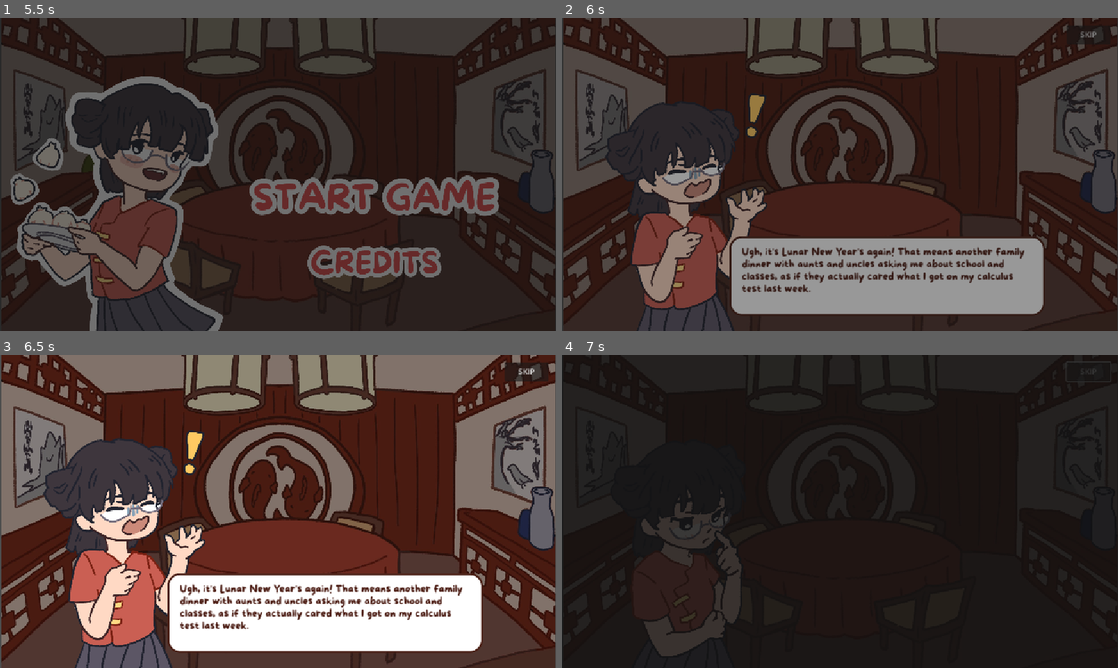
Above: before the commit, frames 1-4 (two rows, left to right).
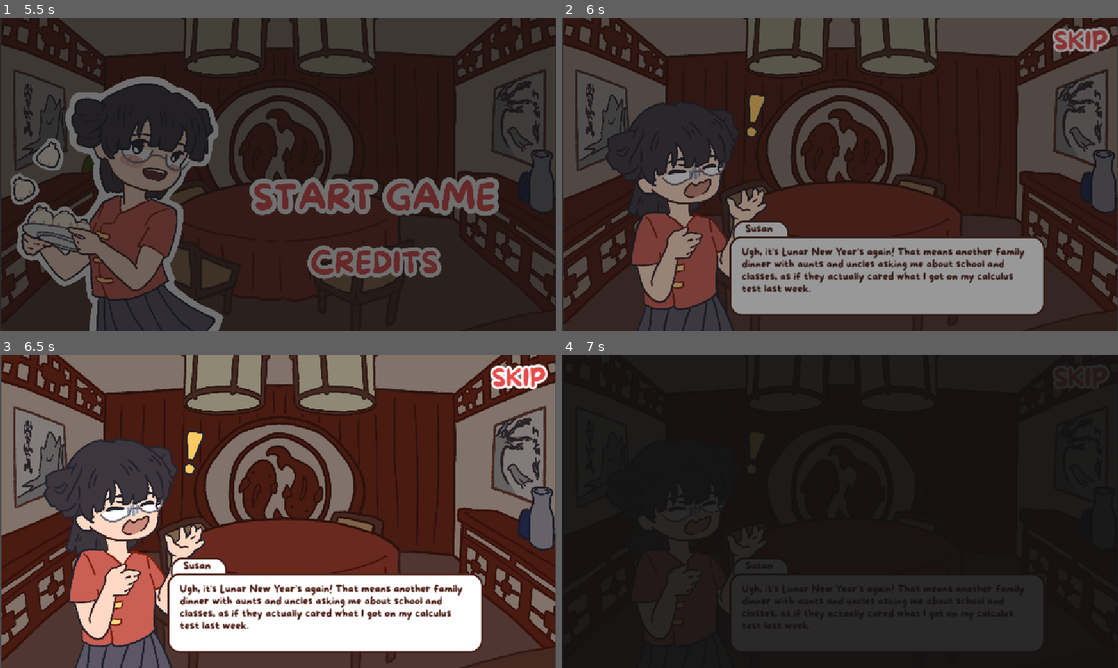
Above: after the commit, the same moments.

Repository: game-dev-besties/lupe_game
Game: Godot game, scene res://scenes/main_menu.tscn
The game is run twice, just before and just after one commit, with the same random seed, the same clock (stepped at 60 frames per second) and the same inputs.
Inputs (mouse positions are in pixels of both pictures, inside the frame that each line leads up to):
- Up to frame 1 (5.5 s): tap Enter (ui_accept) at 0.5, 2, 3.5 s; move the mouse to (400, 158) at 0.52 s; hold Right (ui_right) 0.53-1.25 s; hold Enter (ui_accept) 0.53-1.25 s; click (400, 158) at 0.67 s; drag from (166, 190) to (250, 237) at 1.27 s; move the mouse to (333, 105) at 2.02 s; hold Right (ui_right) 2.03-2.75 s; hold Enter (ui_accept) 2.03-2.75 s; click (333, 105) at 2.17 s; drag from (250, 237) to (111, 127) at 2.77 s; move the mouse to (444, 221) at 3.52 s; hold Left (ui_left) 3.53-4.25 s; hold Enter (ui_accept) 3.53-4.25 s; click (444, 221) at 3.67 s; tap Escape (ui_cancel) at 4.15 s; drag from (111, 127) to (194, 96) at 4.27 s; move the mouse to (305, 174) at 5.02 s; hold Space (brake) from 5.03 s (still down); hold Enter (ui_accept) from 5.03 s (still down); click (305, 174) at 5.17 s
- Up to frame 2 (6 s): release Space (brake) at 5.75 s; release Enter (ui_accept) at 5.75 s; click (1090, 33) at 5.75 s, where only the run before the commit has a clickable "SKIP"
- Up to frame 3 (6.5 s): no input
- Up to frame 4 (7 s): click (1090, 370) at 6.5 s, where only the run before the commit has a clickable "SKIP"

Frame 1 is identical in both runs. In frame 2, 1.1% of the frame differs, in the area x 30-99%, y 2-71%; in frame 3, 1.2%; in frame 4, 2.3%, in the area x 12-99%, y 2-97%.

Commit message:
qol changes
made food inside thought bubble smaller
changed skip button
routed main menu button from game loss screen to main menu
tried to fix the level change on lazy susan start but failed
moved grandma to center of the table like the queen she is

Diff:
--- a/scenes/NPC.tscn
+++ b/scenes/NPC.tscn
@@ -540,7 +540,7 @@
 
 [node name="ThoughtBubble" type="Sprite2D" parent="."]
 visible = false
-position = Vector2(6, -180)
+position = Vector2(-3, -180)
 scale = Vector2(0.324897, 0.313333)
 texture = ExtResource("4_jnjht")
 
@@ -554,6 +554,7 @@
 end_fill_color = Color(1, 0, 0, 0.784314)
 
 [node name="FoodImage" type="Sprite2D" parent="ThoughtBubble"]
+scale = Vector2(0.61558, 0.61558)
 texture = ExtResource("61_k1s46")
 
 [node name="pop" type="AudioStreamPlayer2D" parent="."]
--- a/scenes/cutscene.tscn
+++ b/scenes/cutscene.tscn
@@ -255,7 +255,7 @@
 "times": PackedFloat32Array(0, 0.2),
 "transitions": PackedFloat32Array(1, 1),
 "update": 0,
-"values": [Vector2(346, 451), Vector2(346, 651)]
+"values": [Vector2(346, 451), Vector2(346, 700)]
 }
 tracks/2/type = "value"
 tracks/2/imported = false
@@ -519,7 +519,7 @@
 "times": PackedFloat32Array(0, 0.2),
 "transitions": PackedFloat32Array(1, 1),
 "update": 0,
-"values": [Vector2(346, 451), Vector2(346, 651)]
+"values": [Vector2(346, 451), Vector2(346, 700)]
 }
 tracks/2/type = "value"
 tracks/2/imported = false
@@ -757,7 +757,7 @@
 "times": PackedFloat32Array(0, 0.2),
 "transitions": PackedFloat32Array(1, 1),
 "update": 0,
-"values": [Vector2(346, 451), Vector2(346, 651)]
+"values": [Vector2(346, 451), Vector2(346, 700)]
 }
 tracks/2/type = "value"
 tracks/2/imported = false
@@ -1009,7 +1009,7 @@
 "times": PackedFloat32Array(0, 0.2),
 "transitions": PackedFloat32Array(1, 1),
 "update": 0,
-"values": [Vector2(346, 451), Vector2(346, 651)]
+"values": [Vector2(346, 451), Vector2(346, 700)]
 }
 tracks/2/type = "value"
 tracks/2/imported = false
@@ -1385,7 +1385,7 @@
 
 [sub_resource type="Animation" id="Animation_kie4y"]
 resource_name = "stop"
-length = 0.5
+length = 0.1
 tracks/0/type = "value"
 tracks/0/imported = false
 tracks/0/enabled = true
@@ -1393,7 +1393,7 @@
 tracks/0/interp = 1
 tracks/0/loop_wrap = true
 tracks/0/keys = {
-"times": PackedFloat32Array(0, 0.3),
+"times": PackedFloat32Array(0, 0.1),
 "transitions": PackedFloat32Array(1, 1),
 "update": 0,
 "values": [Color(1, 1, 1, 1), Color(1, 1, 1, 0)]
@@ -1437,6 +1437,28 @@
 offset_bottom = 616.0
 theme_override_styles/panel = SubResource("StyleBoxFlat_fs8wb")
 
+[node name="Panel2" type="Panel" parent="UI/Panel"]
+show_behind_parent = true
+offset_left = 7.0
+offset_top = -33.0
+offset_right = 124.0
+offset_bottom = 25.0
+theme_override_styles/panel = SubResource("StyleBoxFlat_fs8wb")
+
+[node name="VBoxContainer" type="VBoxContainer" parent="UI/Panel/Panel2"]
+layout_mode = 0
+offset_left = 26.0
+offset_top = 7.0
+offset_right = 83.0
+offset_bottom = 47.0
+
+[node name="Label" type="Label" parent="UI/Panel/Panel2/VBoxContainer"]
+layout_mode = 2
+theme_override_colors/font_color = Color(0.298039, 0.113725, 0.0784314, 1)
+theme_override_fonts/font = ExtResource("3_2bm7f")
+theme_override_font_sizes/font_size = 21
+text = "Susan"
+
 [node name="VBoxContainer" type="VBoxContainer" parent="UI/Panel"]
 layout_mode = 0
 offset_left = 26.0
@@ -1465,12 +1487,25 @@
 scale = Vector2(0.323207, 0.323207)
 texture = ExtResource("4_2bm7f")
 
-[node name="Skip" type="Button" parent="."]
-offset_left = 1045.0
-offset_top = 14.0
-offset_right = 1136.0
-offset_bottom = 54.0
+[node name="SkipButton" type="Label" parent="."]
+offset_left = 1018.0
+offset_top = 17.0
+offset_right = 1131.0
+offset_bottom = 79.0
+theme_override_colors/font_color = Color(0.901961, 0.298039, 0.298039, 1)
+theme_override_colors/font_outline_color = Color(1, 1, 1, 1)
+theme_override_constants/outline_size = 20
+theme_override_fonts/font = ExtResource("3_2bm7f")
+theme_override_font_sizes/font_size = 51
 text = "SKIP"
+
+[node name="Button" type="ColorRect" parent="SkipButton"]
+layout_mode = 0
+offset_left = -11.0
+offset_top = -4.0
+offset_right = 122.0
+offset_bottom = 56.0
+color = Color(1, 1, 1, 0)
 
 [node name="Transition" parent="." instance=ExtResource("6_bb0yx")]
 
@@ -1485,4 +1520,7 @@
 texture = ExtResource("8_d18fx")
 
 [connection signal="animation_finished" from="AnimationPlayer" to="." method="_on_animation_player_animation_finished"]
-[connection signal="pressed" from="Skip" to="." method="_on_skip_pressed"]
+[connection signal="gui_input" from="SkipButton" to="." method="_on_skip_button_gui_input"]
+[connection signal="gui_input" from="SkipButton/Button" to="." method="_on_button_gui_input"]
+[connection signal="mouse_entered" from="SkipButton/Button" to="." method="_on_button_mouse_entered"]
+[connection signal="mouse_exited" from="SkipButton/Button" to="." method="_on_button_mouse_exited"]
--- a/scenes/game_loss.tscn
+++ b/scenes/game_loss.tscn
@@ -112,7 +112,7 @@
 [node name="Characters" type="Node2D" parent="."]
 
 [node name="Susan" type="Sprite2D" parent="Characters"]
-position = Vector2(364, 551)
+position = Vector2(368, 449)
 scale = Vector2(0.323207, 0.323207)
 texture = ExtResource("2_v8q7l")
 
@@ -157,3 +157,4 @@
 stream = ExtResource("4_ismcj")
 
 [connection signal="pressed" from="UI/TryAgain" to="." method="_try_again"]
+[connection signal="pressed" from="UI/MenuButton" to="." method="_on_menu_button_pressed"]
--- a/scripts/1LevelManager.gd
+++ b/scripts/1LevelManager.gd
@@ -54,15 +54,15 @@
 		],
 		"npcs": [
 			{"name": "brother2", "desire": "rice", "timer": 5, "sound": preload("res://assets/sfx/girlhum.mp3")},
+			{"name": "aunt2", "desire": "rice", "timer": 1.5, "sound": preload("res://assets/sfx/malegrunt.mp3")},
+			{"name": "father2", "desire": "rice", "timer": 5, "sound": preload("res://assets/sfx/malegrunt.mp3")},
 			{"name": "mother2", "desire": "rice", "timer": 1.5, "sound": preload("res://assets/sfx/malegrunt.mp3")},
-			{"name": "father2", "desire": "rice", "timer": 5, "sound": preload("res://assets/sfx/malegrunt.mp3")},
-			{"name": "aunt1", "desire": "rice", "timer": 1.5, "sound": preload("res://assets/sfx/malegrunt.mp3")},
 			{"name": "uncle2", "desire": "rice", "timer": 1.5, "sound": preload("res://assets/sfx/malegrunt.mp3")},
 			{"name": "bwife1", "desire": "rice", "timer": 1.5, "sound": preload("res://assets/sfx/malegrunt.mp3")},
 		],
 		"hunger_timer": 5.0,
 		"cutscene_path": "res://scenes/cutscene.tscn",
-		"modifiers" : [],
+		"modifiers" : ["clockwise"],
 	},
 	# --- LEVEL 4 ---
 	{
@@ -84,7 +84,7 @@
 		],
 		"hunger_timer": 5.0,
 		"cutscene_path": "res://scenes/cutscene.tscn",
-		"modifiers" : ["clockwise"],
+		"modifiers" : [],
 	},
 	# --- todo: add more levels here ---
 ]
--- a/scripts/cutscene.gd
+++ b/scripts/cutscene.gd
@@ -27,6 +27,8 @@
 				$Characters/Susan.position = Vector2(402, 393)
 			elif (end_chapter_nums.has(chapter+1)):
 				$tutorialbox.position = Vector2(588, 317)
+				$UI/Panel.position = Vector2(346, 700)
+				$Characters/Susan.position = Vector2(402, 900)
 		else:
 			chapter += 1
 			if (end_chapter_nums.has(chapter)):
@@ -40,9 +42,19 @@
 		end_cutscene()
 
 func end_cutscene():
+	animation.pause()
 	animation.play("stop")
 	LevelManager.set_current_chapter(chapter)
 	LevelManager.advance_to_next_level(true)
 
-func _on_skip_pressed():
-	end_cutscene()
+func _on_button_gui_input(event: InputEvent) -> void:
+	if event.is_action_pressed("ui_accept"):
+		end_cutscene()
+
+
+func _on_button_mouse_entered() -> void:
+	$SkipButton.scale += Vector2(0.1, 0.1)
+
+
+func _on_button_mouse_exited() -> void:
+	$SkipButton.scale -= Vector2(0.1, 0.1)
--- a/scripts/dish.gd
+++ b/scripts/dish.gd
@@ -63,6 +63,7 @@
 	item_name = "Empty Plate"
 	$CollisionShape2D.disabled = true
 
+
 func start_consumption(duration: float, consumer: NPC):
 	# Don't start if already being consumed
 	if active_consume_timer and active_consume_timer.is_valid():
--- a/scripts/lost_screen.gd
+++ b/scripts/lost_screen.gd
@@ -1,6 +1,7 @@
 extends Node2D
 
 @onready var game = load("res://scenes/game.tscn") as PackedScene
+@onready var menu = load("res://scenes/main_menu.tscn") as PackedScene
 @onready var flute = $flute
 func _ready():
 	flute.play()
@@ -10,3 +11,9 @@
 	$Transition/AnimationPlayer.play("fade_out")
 	await get_tree().create_timer(0.7).timeout
 	get_tree().change_scene_to_packed(game)
+
+
+func menu_button() -> void:
+	$Transition/AnimationPlayer.play("fade_out")
+	await get_tree().create_timer(0.7).timeout
+	get_tree().change_scene_to_packed(game)
--- a/scripts/spinningthing.gd
+++ b/scripts/spinningthing.gd
@@ -70,6 +70,7 @@
 		if dish is Dish:
 			dish.angular_velocity = self.angular_velocity
 
+
 func spawn_dishes():
 	var total_dishes = dishes_data.size()
 	for i in range(total_dishes):
@@ -119,6 +120,7 @@
 	for npc in npcs:
 		npc.look_for_dish()
 
+
 	# for npc in npcs:
 	# 	var half_width: float = (serving_distance_threshold_radians) * 0.5
 	# 	var start_angle: float = npc.placement_angle - half_width
@@ -140,10 +142,10 @@
 
 func _on_susan_started_moving():
 	# Reset all animations and timers
-	check_for_level_complete()
 	for node in get_children():
 		if node is Dish:
 			node.cancel_consumption()
+	check_for_level_complete()
 
 # --- Input and Physics functions ---
 func handle_input(delta):
Not shown: 1 places in scenes/cutscene.tscn that only renumber resources
